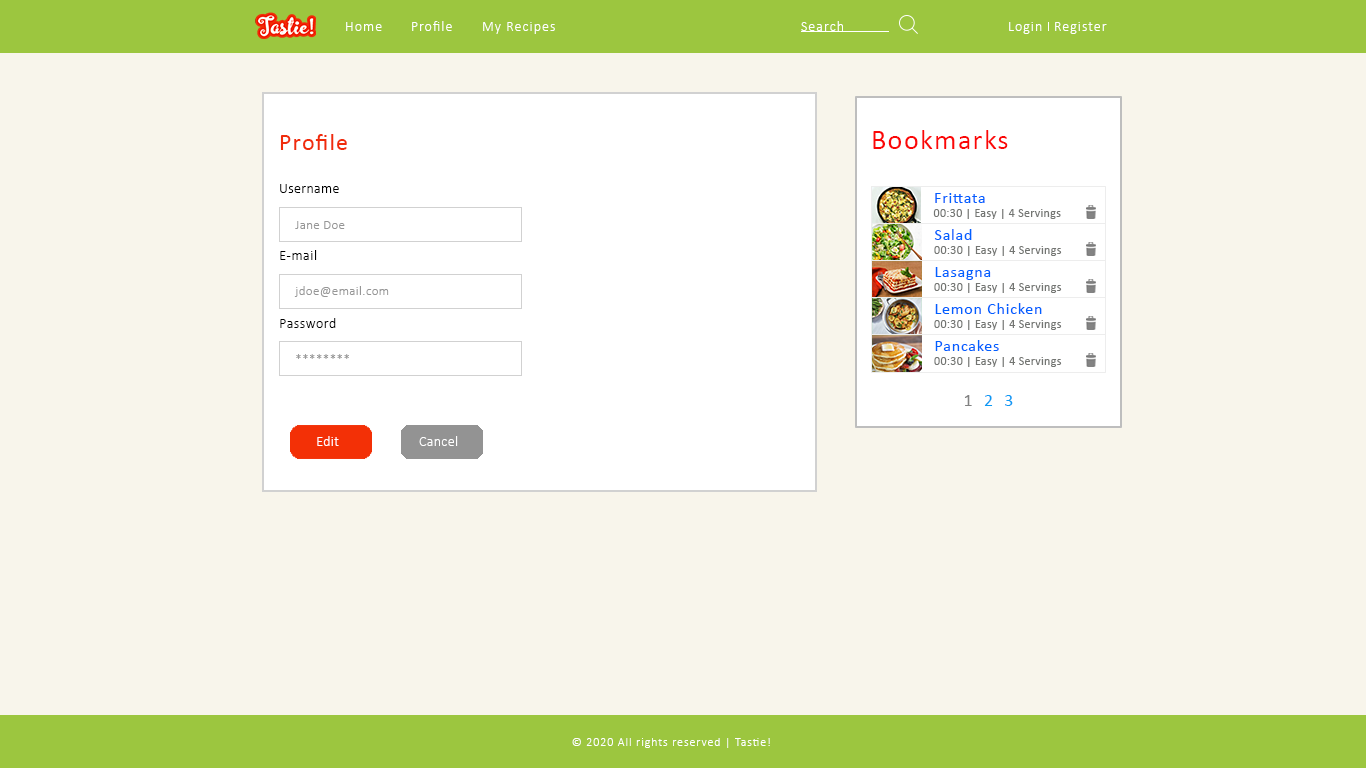
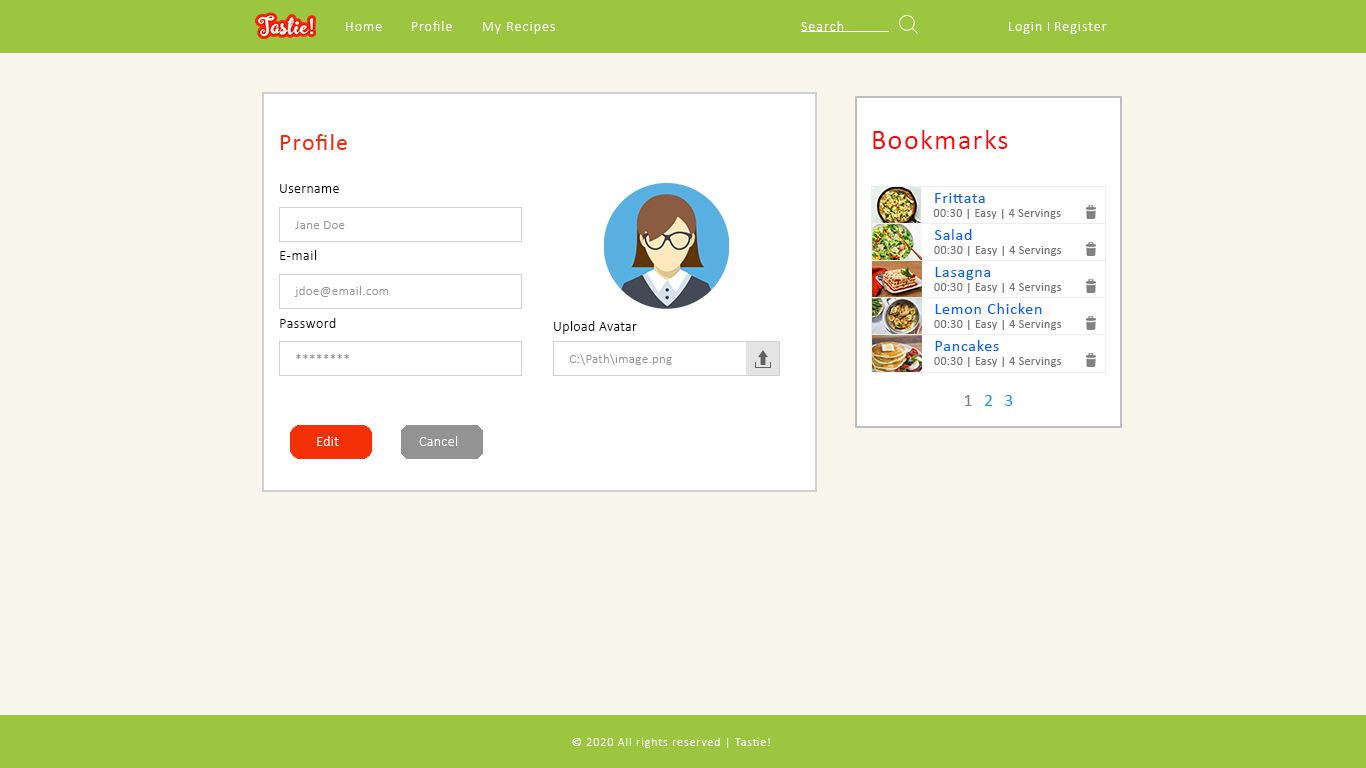
Layered file, before and after one edit (1366 × 768). Changes by layer:
added layer "avatar-369-456321" in group "Profile" over [604,183,729,309]
added layer "upload button" in group "Profile" over [746,342,779,375]
added layer "C:\Path\image.png" in group "Profile" over [569,354,672,365]
added layer "Upload Avatar" in group "Profile" over [554,321,637,334]
added layer "title box" in group "Profile" over [553,341,780,376]
